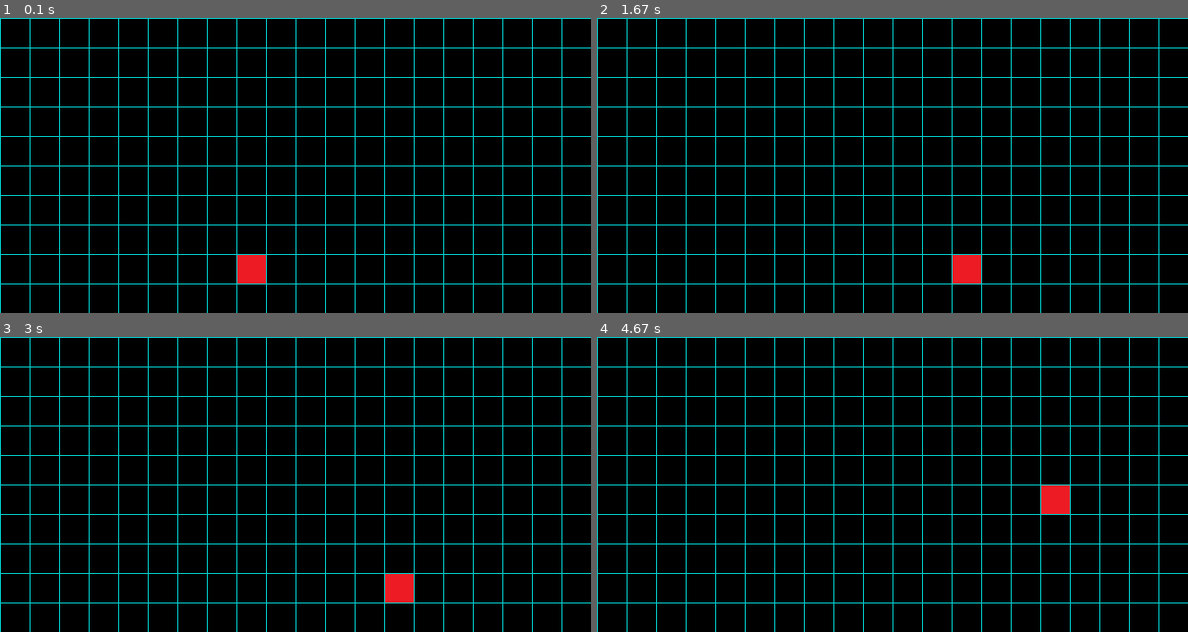
Above: before the commit, frames 1-4 (two rows, left to right).
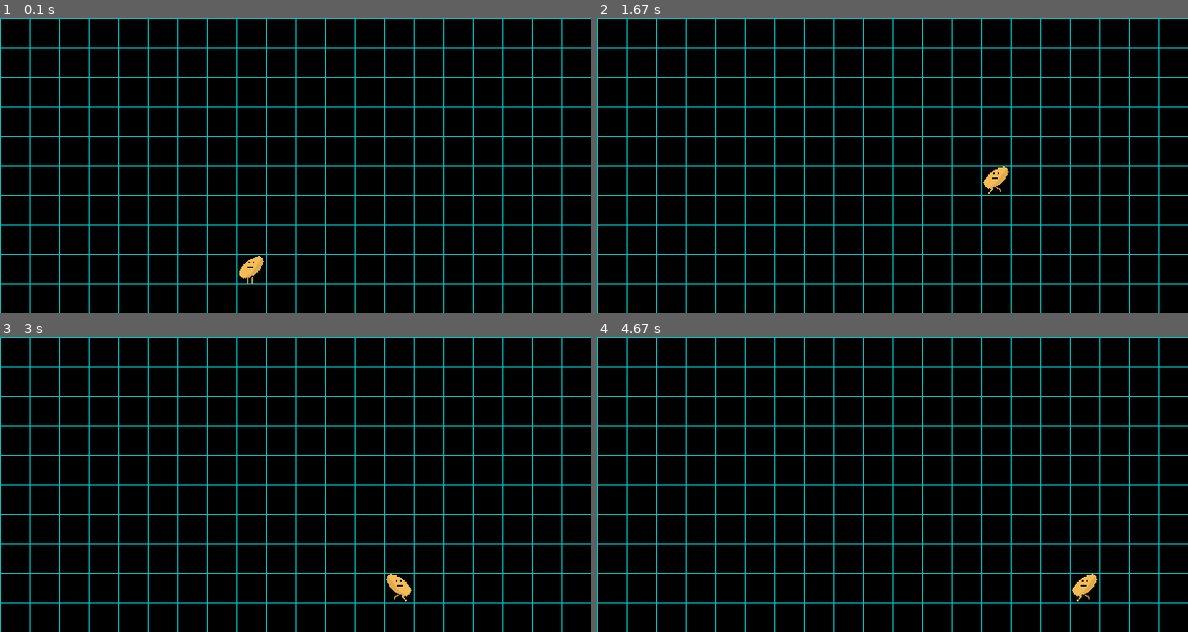
Above: after the commit, the same moments.

Repository: KechuXIV/JumperPY
Game: pygame game, started from Jumper.UI/main.py
Same seed, same stepped clock (60 frames per second), same inputs: the game is played once before the commit and once after it. The source is Python 2; it was converted automatically to run under Python 3.
Inputs:
- Up to frame 1 (0.1 s): no input
- Up to frame 2 (1.67 s): hold D 0.33-0.8 s; hold D 0.83-1.3 s; tap Space at 0.9, 1.4 s; hold A from 1.33 s (still down)
- Up to frame 3 (3 s): tap Space at 1.7, 1.97, 2.4, 2.7 s; release A at 1.87 s; hold A 1.9-2.3 s; hold D 2.33-2.97 s
- Up to frame 4 (4.67 s): hold A 3-3.47 s; tap Space every 0.5 s from 3.07 to 4.57 s; hold D 3.5-3.97 s; hold D 4-4.47 s; hold A from 4.5 s (still down)

The runs differ from the first frame. In frame 1, 0.5% of the frame differs, in the area x 40-45%, y 80-90%; in frame 2, 0.7%, in the area x 60-70%, y 50-90%; in frame 3, 0.5%; in frame 4, 0.7%.

Commit message:
Manejo de imagenes dinamicas

Diff:
--- a/Jumper.Core/ISpriteManager.py
+++ b/Jumper.Core/ISpriteManager.py
@@ -9,5 +9,11 @@
 	def GetSprite(self):
 		raise NotImplementedError("Should have implemented this")
 
+	def FlipSpriteImage(self):
+		raise NotImplementedError("Should have implemented this")
+
 	def UpdateSprite(self, xPosition, yPosition, width = None, height = None, imagePath = None):
 		raise NotImplementedError("Should have implemented this")
+
+	def UpdateSpriteImage(self, imagePath):
+		raise NotImplementedError("Should have implemented this")
--- a/Jumper.Core/Potato.py
+++ b/Jumper.Core/Potato.py
@@ -1,5 +1,4 @@
 # -*- coding: utf-8 -*-
-
 import pygame
 import os
 
@@ -15,19 +14,41 @@
 		self.__SCREEN__ = screenCords
 
 		self.ActualPosition = Point(30*8,30*8)
+
+		self.images = ['potatoStanding.png', 'potatoWalking.png', 'potatoJumping.png']
+		self.isJumping = False
+		self.isGoingLeft = True
+		self.isGoingDown = False
+		self.isStanding = True
+		self.actualImageIndex = 0
+
 		self.CreateSprite()
 
-		self.isJumping = False
-		self.isGoingDown = False
 		self.maxJumping = self.__SPEED__.Y * 3
 		self.startJumpingCord = self.ActualPosition.Y
 
+	def GetImagePath(self, image):
+		return os.path.join('..', 'Jumper.Core','Resources', image)
+
+	def GetImageToShow(self):
+		image = None
+		if(self.isJumping | self.isGoingDown):
+			self.actualImageIndex = 2
+		elif(not self.isStanding):
+			if(self.actualImageIndex > 1):
+				self.actualImageIndex = 0
+			else:
+				self.actualImageIndex += 1
+		else:
+			self.actualImageIndex = 0
+
+		return self.images[self.actualImageIndex]
 
 	def GetSprite(self):
 		return self.__SPRITEMANAGER__.GetSprite()
 
 	def CreateSprite(self):
-		imagePath = os.path.join('..', 'Jumper.Core','Resources','redbox.png')
+		imagePath = self.GetImagePath(self.images[0])
 		width = 30
 		height = 30
 
@@ -58,6 +79,7 @@
 			self.isJumping = True
 
 	def Motion(self, keysPressed):
+		self.isStanding = True
 		self.MoveOnXAxis(keysPressed)
 
 		if(Key.Space in keysPressed):
@@ -69,11 +91,21 @@
 
 	def MoveOnXAxis(self, keysPressed):
 		if(Key.A in keysPressed):
+			self.isStanding = False
 			self.ActualPosition.X -= self.__SPEED__.X
+			if(not self.isGoingLeft):
+				self.isGoingLeft = True
 		elif(Key.D in keysPressed):
 			self.ActualPosition.X += self.__SPEED__.X
+			self.isStanding = False
+			if(self.isGoingLeft):
+				self.isGoingLeft = False
+		self.UpdateImage()
 
 		self.StayOnScreen()
+
+	def FlipSpriteImage(self):
+		return self.__SPRITEMANAGER__.FlipSpriteImage()
 
 	def StayOnScreen(self):
 		if(self.ActualPosition.X < 0):
@@ -81,5 +113,18 @@
 		elif(self.ActualPosition.X > self.__SCREEN__.X - self.__SPEED__.X):
 				self.ActualPosition.X = self.__SCREEN__.X - self.__SPEED__.X
 
+	def UpdateImage(self):
+		image = self.GetImageToShow()
+
+		imagePath = self.GetImagePath(image)
+
+		self.UpdateSpriteImage(imagePath)
+
+		if(not self.isGoingLeft):
+			self.FlipSpriteImage()
+
+	def UpdateSpriteImage(self, imagePath):
+		return self.__SPRITEMANAGER__.UpdateSpriteImage(imagePath)
+
 	def UpdateSpritePosition(self):
 		return self.__SPRITEMANAGER__.UpdateSprite(self.ActualPosition.X, self.ActualPosition.Y)
--- a/Jumper.Test/PotatoTest.py
+++ b/Jumper.Test/PotatoTest.py
@@ -32,6 +32,7 @@
         actualPosition = self.potato.ActualPosition
 
         self.assertEqual(expectedPosition, actualPosition)
+        self.assertTrue(self.potato.isStanding)
 
     def test_MovePotatoLeft(self):
         expectedPosition = Point(self.potato.ActualPosition.X - self.potato.__SPEED__.X,
@@ -43,6 +44,8 @@
 
         self.assertEqual(expectedPosition.X, sprite.rect.x)
         self.assertEqual(expectedPosition.Y, sprite.rect.y)
+        self.assertTrue(self.potato.isGoingLeft)
+        self.assertFalse(self.potato.isStanding)
 
     def test_MovePotatoRight(self):
         expectedPosition = Point(self.potato.ActualPosition.X + self.potato.__SPEED__.X,
@@ -54,6 +57,8 @@
 
         self.assertEqual(expectedPosition.X, sprite.rect.x)
         self.assertEqual(expectedPosition.Y, sprite.rect.y)
+        self.assertFalse(self.potato.isGoingLeft)
+        self.assertFalse(self.potato.isStanding)
 
     def test_MovePotatoJump(self):
         expectedPosition = Point(self.potato.ActualPosition.X,
--- a/Jumper.UI/PygameSpriteManager.py
+++ b/Jumper.UI/PygameSpriteManager.py
@@ -12,10 +12,14 @@
 
 	def __init__(self):
 		self.__sprite__ = None
+		self.__width__ = None
+		self.__height__ = None
 
 	def CreateSprite(self, xPosition, yPosition, width, height, imagePath):
 		self.__sprite__ = pygame.sprite.Sprite()
-		self.__sprite__.image = pygame.image.load(imagePath)
+		self.__sprite__.image = pygame.transform.scale(pygame.image.load(imagePath), (width, height))
+		self.__width__ = width
+		self.__height__ = height
 		self.__sprite__.rect = pygame.Rect((xPosition, yPosition), (width, height))
 
 		return self.__sprite__
@@ -30,6 +34,9 @@
 
 		return sprite
 
+	def FlipSpriteImage(self):
+		self.__sprite__.image = pygame.transform.flip(self.__sprite__.image, True, False)
+
 	def UpdateSprite(self, xPosition, yPosition, width = None, height = None, imagePath = None):
 		self.__sprite__.rect.x = xPosition
 		self.__sprite__.rect.y = yPosition
@@ -42,3 +49,8 @@
 			raise NotImplementedError("Should have implemented this")
 
 		return self.__sprite__
+
+	def UpdateSpriteImage(self, imagePath):
+		self.__sprite__.image = pygame.transform.scale(pygame.image.load(imagePath), (self.__width__, self.__height__))
+
+		return self.__sprite__
--- a/Jumper.UI/main.py
+++ b/Jumper.UI/main.py
@@ -15,13 +15,13 @@
 screenCords = Point(600, 300)
 screen = pygame.display.set_mode((screenCords.X, screenCords.Y))
 pygameSpriteManager = PygameSpriteManager()
-potato = Potato(screenCords, pygameSpriteManager)
+potato = Potato(screenCords,pygameSpriteManager)
 allSprites = pygame.sprite.Group()
 allSprites.add(potato.GetSprite())
 
 clock = pygame.time.Clock()
 
-FPS = 20
+FPS = 10
 
 def CheckQuitEvent():
     for event in pygame.event.get():
@@ -33,6 +33,11 @@
 
 	allSprites.draw(screen)
 
+	DrawLines()
+
+	UpdateWindow()
+
+def DrawLines():
 	x = 0
 	y = 0
 
@@ -45,8 +50,6 @@
 
 		pygame.draw.line(screen, (0, 200, 200), (0, y), (600, x), (1))
 		pygame.draw.line(screen, (0, 200, 200), (x, 0), (x, 300), (1))
-
-	UpdateWindow()
 
 
 def ClearScreen():
Renamed: Jumper.Core/Resources/potato3.png -> Jumper.Core/Resources/potatoJumping.png
Renamed: Jumper.Core/Resources/potato1.png -> Jumper.Core/Resources/potatoStanding.png
Renamed: Jumper.Core/Resources/potato2.png -> Jumper.Core/Resources/potatoWalking.png
Not shown, changed: Jumper.Core/ISpriteManager.pyc
Not shown, changed: Jumper.Core/Potato.pyc
Not shown, changed: Jumper.UI/PygameSpriteManager.pyc
